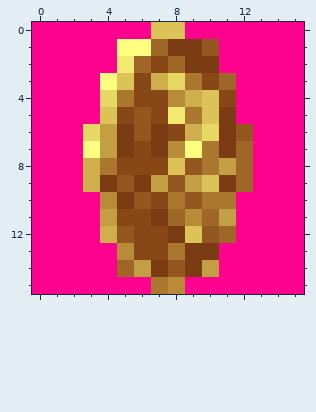
A pixel-art sprite gets an edit: GFX/ICON/ICON_GOLDCOIN.png. That is the earlier state.
The file is 16x16 pixels.
The same view after the edit:
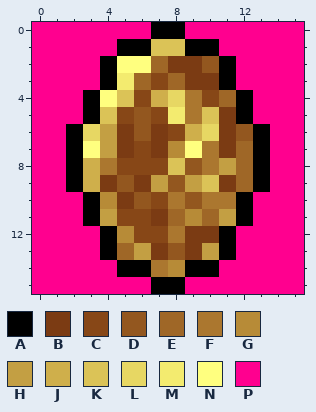
Palette (. is transparent): A #000000  B #7b3b13  C #874717  D #93571f  E #9f6727  F #ab772f  G #b78b37  H #c39f43  J #cfaf4b  K #dbc357  L #e7d763  M #f3eb6f  N #ffff7f  P #ff008f
The edit:
y 0: x 7..8 KK -> AA
y 1: x 5..10 NNEBBD -> AAKKAA
y 2: x 4..8 PMECE -> ANNEB; x 10..11 BP -> DA
y 3: x 4..11 NKCJLFCE -> AMECEBBA
y 4: x 3..5 PLF -> ANK; x 7..12 CGJKCP -> JLFCEA
y 5: x 3 P -> A; x 12 P -> A
y 6..9: x 2 P -> A; x 13 P -> A
y 10..11: x 3 P -> A; x 12 P -> A
y 12: x 4..5 JD -> AG; x 8..11 BKDE -> FBBA
y 13: x 4..8 PGCCF -> AEHBD; x 10..11 BP -> HA
y 14: x 5..10 EHBDBH -> AAFGAA
y 15: x 7..8 FG -> AA
Pixel boxes of the changes (left, top, right, bottom) in both pictures:
changed: (66, 22, 270, 294)
